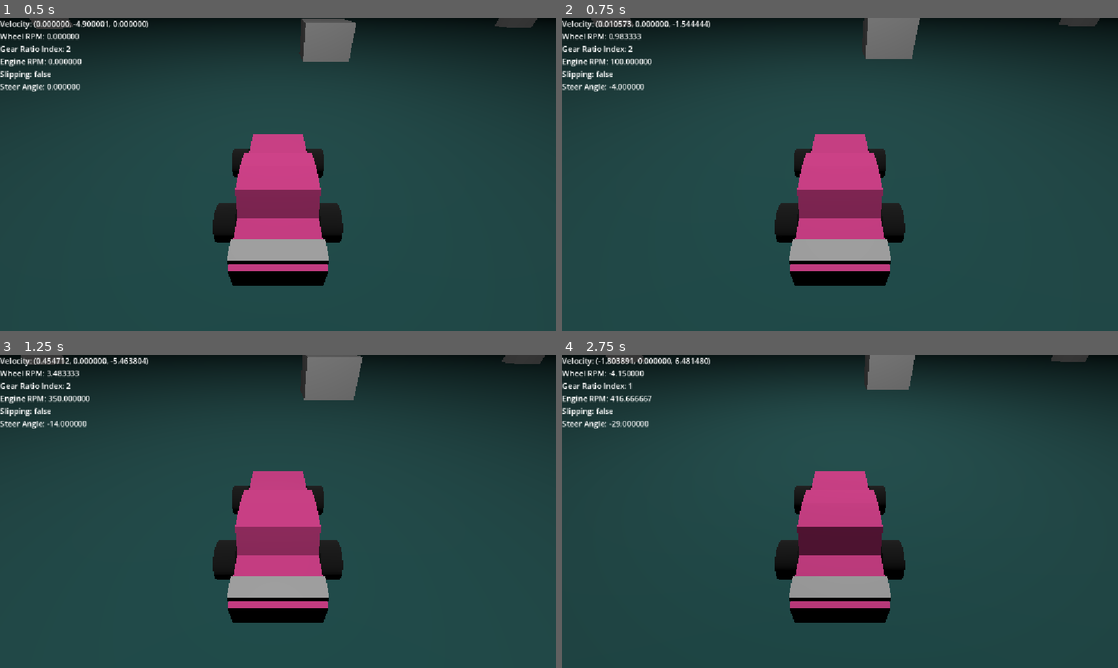
Above: before the commit, frames 1-4 (two rows, left to right).
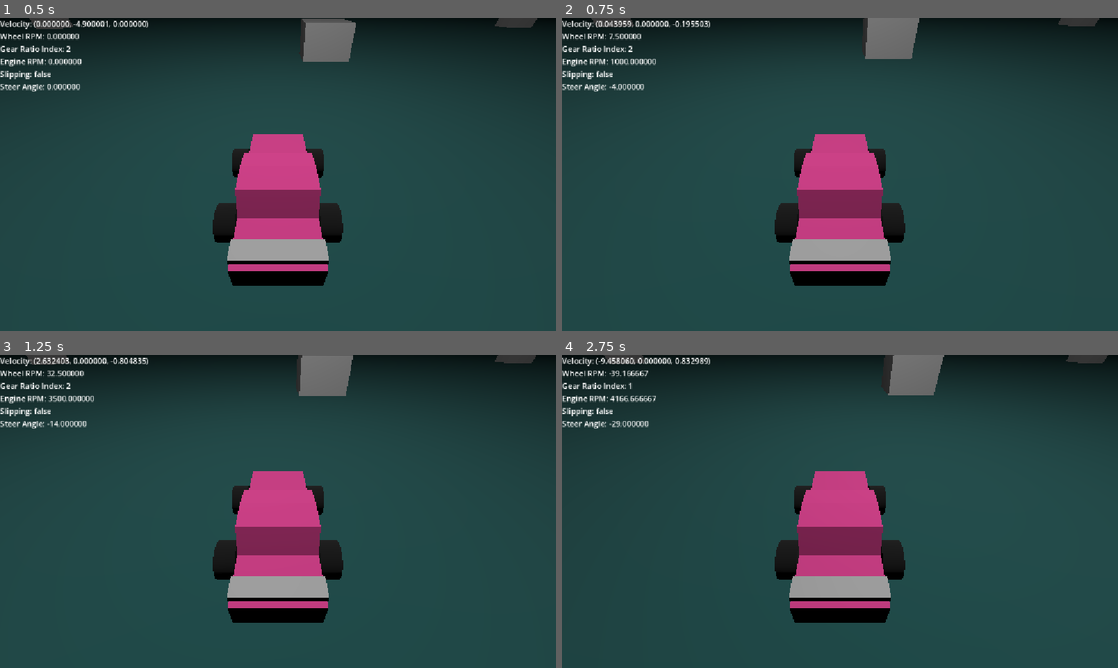
Above: after the commit, the same moments.

Repository: FlameFreezer/170.3
Game: Godot game, scene res://scenes/drive_test_chamber.tscn
Two runs of this game, one before a commit and one after it. Both use one fixed random seed, a clock stepped at 60 frames per second and the inputs below. This scene is started directly instead of the project's main scene.
Inputs:
- Up to frame 1 (0.5 s): no input
- Up to frame 2 (0.75 s): hold D (steer right) from 0.53 s (still down); hold W (throttle) from 0.53 s (still down)
- Up to frame 3 (1.25 s): keep holding D (steer right); keep holding W (throttle)
- Up to frame 4 (2.75 s): release D (steer right) at 1.28 s; release W (throttle) at 1.28 s; hold Q (downshift) 1.28-2.03 s; tap Shift (clutch) at 1.35 s; tap W (throttle) at 1.55 s; hold D (steer right) from 2.03 s (still down); hold W (throttle) from 2.03 s (still down)

Frame 1 is identical in both runs. In frame 2, 0.2% of the frame differs, in the area x 5-97%, y 0-16%; in frame 3, 0.9%; in frame 4, 3.0%, in the area x 7-99%, y 0-64%.

Commit message:
RPM calculations fixed for units, slipping removed

Diff:
--- a/scenes/Prefabs/PHCar.tscn
+++ b/scenes/Prefabs/PHCar.tscn
@@ -25,15 +25,16 @@
 
 [node name="PHCar" type="CharacterBody3D" unique_id=88021085]
 script = ExtResource("1_k76lb")
-throttle_force = 500.0
-max_engine_rpm = 10000.0
-engine_spindown_rate = 500.0
+throttle_force = 5000.0
+max_engine_rpm = 100000.0
+engine_spindown_rate = 5000.0
 wheel_diameter = 0.5
-wheel_spindown_rate = 1.0
-handbrake_power = 100.0
-static_friction_force = 1000.0
-kinetic_friction_force = 250.0
+wheel_spindown_rate = 150.0
+handbrake_power = 1000.0
+static_friction_force = 5.0
+kinetic_friction_force = 1.0
 gear_ratios = Array[float]([-50.0, -100.0, 100.0, 50.0, 25.0, 10.0])
+max_wheel_rpm = 350.0
 steer_time = 1.5
 max_steering_angle = 30.0
 
--- a/scripts/Car/car_controller.gd
+++ b/scripts/Car/car_controller.gd
@@ -15,6 +15,7 @@
 @export var static_friction_force: float
 @export var kinetic_friction_force: float
 @export var gear_ratios: Array[float]
+@export var max_wheel_rpm: float
 @export_category("Steering")
 ## Time to steer from 0 degrees to the maximum value in seconds
 @export var steer_time: float
@@ -61,7 +62,7 @@
 	return get_forward() * velocity.dot(get_forward())
 
 func get_wheel_translation() -> float:
-	return wheel_diameter * PI * _wheel_rpm
+	return wheel_diameter * PI * _wheel_rpm / 60.0
 
 func read_input() -> void:
 	if Input.is_action_pressed("throttle"):
@@ -102,12 +103,12 @@
 		_steer_angle = 0.0
 
 func determine_slip_state() -> void:
+	pass
 	# Determine if wheels are slipping
-	var wheel_translation: float = get_wheel_translation()
-	if !_is_slipping and abs(wheel_translation) > static_friction_force:
-		_is_slipping = true
-	elif _is_slipping and abs(wheel_translation) < kinetic_friction_force:
-		_is_slipping = false
+	#if !_is_slipping and abs(_wheel_rpm) > max_wheel_rpm:
+		#_is_slipping = true
+	#elif _is_slipping and abs(_wheel_rpm) < kinetic_friction_force:
+		#_is_slipping = false
 
 func accelerate_car() -> void:
 	# Affect acceleration by slip state
@@ -120,8 +121,8 @@
 	velocity += accel_impact
 
 func get_turning_force() -> Vector3:
-	var front_wheel_normal: Vector3 = get_forward().rotated(Vector3.UP, deg_to_rad(_steer_angle) - PI / 2.0)
-	var cornering: Vector3 = -front_wheel_normal * get_forward_velocity().dot(front_wheel_normal) * 0.025
+	var front_wheel_normal: Vector3 = get_forward().rotated(Vector3.UP, deg_to_rad(_steer_angle - 90))
+	var cornering: Vector3 = -front_wheel_normal * get_forward_velocity().dot(front_wheel_normal)
 	if cornering.length() < utils.EPSILON:
 		cornering = Vector3.ZERO
 	return cornering
